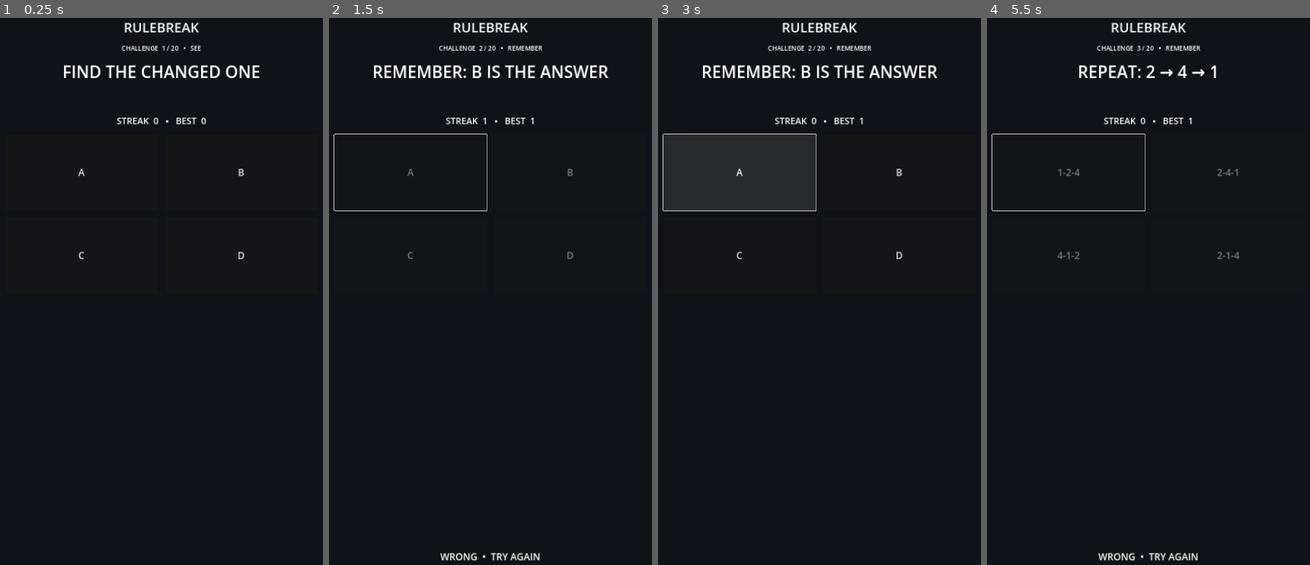
Above: before the commit, frames 1-4 (left to right).
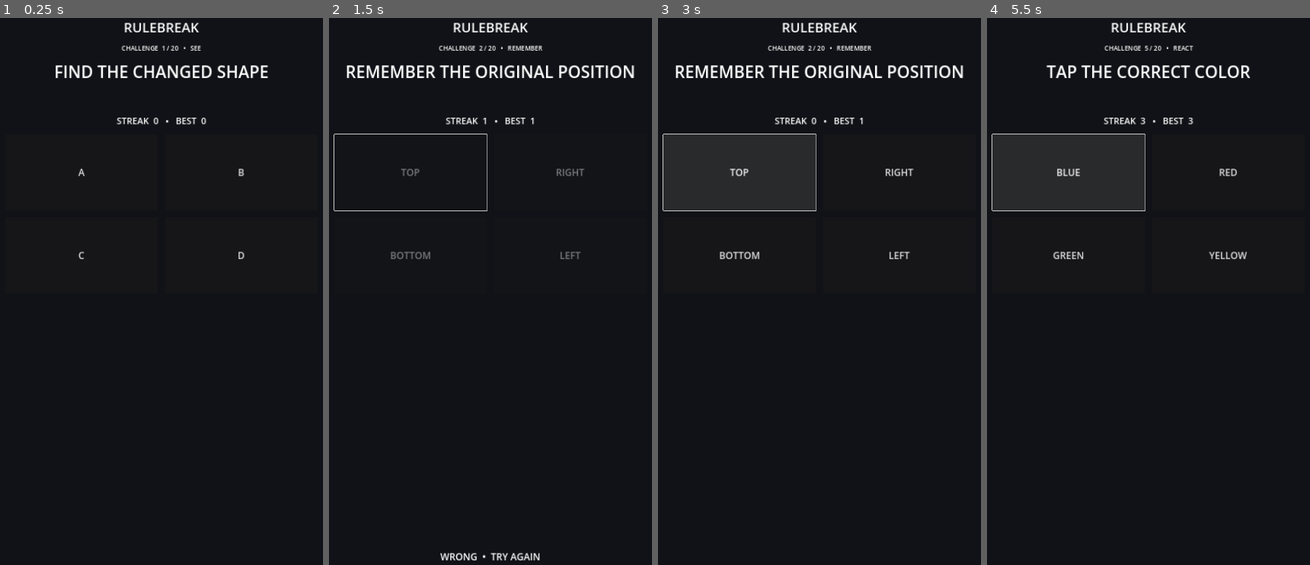
Above: after the commit, the same moments.

Repository: lukeniukrostyslav/rulebreak8
Game: Godot game, scene res://main.tscn
The game is run twice, just before and just after one commit, with the same random seed, the same clock (stepped at 60 frames per second) and the same inputs.
Inputs (mouse positions are in pixels of both pictures, inside the frame that each line leads up to):
- Up to frame 1 (0.25 s): no input
- Up to frame 2 (1.5 s): click "A" at 0.5 s; click (409, 171) at 1.25 s, where only the run after the commit has a clickable "TOP"
- Up to frame 3 (3 s): tap Enter at 2 s; tap Space at 2.75 s
- Up to frame 4 (5.5 s): click (1229, 171) at 3.5 s, where only the run before the commit has a clickable "B"; click (1067, 171) at 4.25 s, where only the run before the commit has a clickable "1-2-4"; click (1067, 171) at 5 s, where only the run after the commit has a clickable "■ ● ▲"

The runs differ from the first frame. In frame 1, 1.0% of the frame differs, in the area x 17-84%, y 8-11%; in frame 2, 1.8%; in frame 3, 1.8%, in the area x 5-95%, y 8-45%; in frame 4, 1.8%.

Commit message:
Expand RULEBREAK challenge catalog to 20 playable seeds

Diff:
--- a/scripts/core/challenge_manager.gd
+++ b/scripts/core/challenge_manager.gd
@@ -1,29 +1,27 @@
 class_name ChallengeManager
 extends RefCounted
 
-# Deterministic, offline-first seed catalog. Each challenge is self-contained so
-# the game can be tested without a backend or network dependency.
 var challenges: Array[Dictionary] = [
-    {"id":"see_change","rule":"FIND THE CHANGED ONE","choices":["A","B","C","D"],"correct":0,"kind":"SEE"},
-    {"id":"remember_positions","rule":"REMEMBER: B IS THE ANSWER","choices":["A","B","C","D"],"correct":1,"kind":"REMEMBER"},
-    {"id":"sequence","rule":"REPEAT: 2 → 4 → 1","choices":["1-2-4","2-4-1","4-1-2","2-1-4"],"correct":1,"kind":"REMEMBER"},
-    {"id":"reverse_sequence","rule":"REPEAT IN REVERSE: 1 → 3 → 4","choices":["4-3-1","1-3-4","3-4-1","4-1-3"],"correct":0,"kind":"REMEMBER"},
-    {"id":"color_timer","rule":"TAP THE BLUE SIGNAL","choices":["BLUE","RED","GREEN","YELLOW"],"correct":0,"kind":"REACT"},
+    {"id":"see_change","rule":"FIND THE CHANGED SHAPE","choices":["A","B","C","D"],"correct":0,"kind":"SEE"},
+    {"id":"remember_positions","rule":"REMEMBER THE ORIGINAL POSITION","choices":["TOP","RIGHT","BOTTOM","LEFT"],"correct":1,"kind":"REMEMBER"},
+    {"id":"sequence","rule":"REPEAT THE SEQUENCE","choices":["▲ ● ■","● ■ ▲","■ ▲ ●","● ▲ ■"],"correct":0,"kind":"REMEMBER"},
+    {"id":"reverse_sequence","rule":"REPEAT IT IN REVERSE","choices":["■ ● ▲","▲ ● ■","● ▲ ■","■ ▲ ●"],"correct":0,"kind":"REMEMBER"},
+    {"id":"color_timer","rule":"TAP THE CORRECT COLOR","choices":["BLUE","RED","GREEN","YELLOW"],"correct":2,"kind":"REACT"},
     {"id":"second_signal","rule":"IGNORE THE FIRST SIGNAL","choices":["FIRST","SECOND","BOTH","NONE"],"correct":1,"kind":"REACT"},
-    {"id":"rule_switch","rule":"AFTER 3: TAP RED","choices":["BLUE","RED","GREEN","YELLOW"],"correct":1,"kind":"SWITCH"},
-    {"id":"sound_switch","rule":"WHEN THE RULE SWITCHES: TAP GREEN","choices":["BLUE","RED","GREEN","YELLOW"],"correct":2,"kind":"SWITCH"},
+    {"id":"rule_switch","rule":"FIRST: TAP BLUE. THEN: TAP RED.","choices":["BLUE","RED","GREEN","YELLOW"],"correct":1,"kind":"SWITCH"},
+    {"id":"sound_switch","rule":"WHEN THE RULE CHANGES, SWITCH","choices":["KEEP OLD RULE","SWITCH RULE","DO NOTHING","TAP TWICE"],"correct":1,"kind":"SWITCH"},
     {"id":"word_color","rule":"TAP THE WORD, NOT THE COLOR","choices":["WORD","COLOR","BOTH","NONE"],"correct":0,"kind":"TRICK"},
-    {"id":"largest_wrong","rule":"THE LARGEST IS WRONG — CHOOSE SECOND","choices":["LARGEST","SECOND","THIRD","SMALLEST"],"correct":1,"kind":"TRICK"},
-    {"id":"speed_change","rule":"FIND THE DIFFERENT SPEED","choices":["A","B","C","D"],"correct":2,"kind":"SEE"},
-    {"id":"order_memory","rule":"ORIGINAL ORDER: C → A → D","choices":["C-A-D","A-C-D","D-A-C","C-D-A"],"correct":0,"kind":"REMEMBER"},
-    {"id":"only_x","rule":"TAP ONLY WHEN X APPEARS","choices":["X","O","+","—"],"correct":0,"kind":"REACT"},
+    {"id":"largest_wrong","rule":"THE LARGEST SHAPE IS WRONG","choices":["SMALLEST","LEFT","LARGEST","RIGHT"],"correct":0,"kind":"TRICK"},
+    {"id":"speed_change","rule":"FIND THE OBJECT MOVING DIFFERENTLY","choices":["A","B","C","D"],"correct":2,"kind":"SEE"},
+    {"id":"order_memory","rule":"CHOOSE THE ORIGINAL ORDER","choices":["1-2-3","2-1-3","3-2-1","1-3-2"],"correct":0,"kind":"REMEMBER"},
+    {"id":"only_x","rule":"TAP ONLY WHEN X APPEARS","choices":["X","O","△","□"],"correct":0,"kind":"REACT"},
     {"id":"no_repeat","rule":"DO NOT REPEAT YOUR LAST ACTION","choices":["LEFT","RIGHT","LEFT AGAIN","NONE"],"correct":1,"kind":"SWITCH"},
-    {"id":"dont_press","rule":"DON'T PRESS IT — EXCEPT NOW","choices":["PRESS","WAIT","NONE","BACK"],"correct":0,"kind":"TRICK"},
+    {"id":"dont_press","rule":"DO NOT PRESS THE BUTTON","choices":["PRESS IT","WAIT","LEAVE","PRESS TWICE"],"correct":1,"kind":"TRICK"},
     {"id":"mirrored","rule":"FIND THE MIRRORED SHAPE","choices":["A","B","C","D"],"correct":3,"kind":"SEE"},
-    {"id":"vanishing_rule","rule":"REMEMBER: CHOOSE D","choices":["A","B","C","D"],"correct":3,"kind":"REMEMBER"},
-    {"id":"instruction_change","rule":"RULE CHANGED: TAP YELLOW","choices":["BLUE","RED","GREEN","YELLOW"],"correct":3,"kind":"SWITCH"},
+    {"id":"vanishing_rule","rule":"REMEMBER THIS RULE","choices":["TAP A","TAP B","TAP C","TAP D"],"correct":2,"kind":"REMEMBER"},
+    {"id":"instruction_change","rule":"THE INSTRUCTION CHANGES DURING THE ROUND","choices":["FOLLOW NEW","FOLLOW OLD","IGNORE BOTH","TAP ALL"],"correct":0,"kind":"SWITCH"},
     {"id":"obvious_wrong","rule":"THE OBVIOUS ANSWER IS WRONG","choices":["OBVIOUS","SECOND","THIRD","FOURTH"],"correct":1,"kind":"TRICK"},
-    {"id":"mixed","rule":"SEE → SWITCH → REACT: TAP GREEN","choices":["BLUE","RED","GREEN","YELLOW"],"correct":2,"kind":"MIX"}
+    {"id":"mixed","rule":"SEE IT. SWITCH. REACT.","choices":["A","B","C","D"],"correct":2,"kind":"MIX"}
 ]
 
 var index := 0
